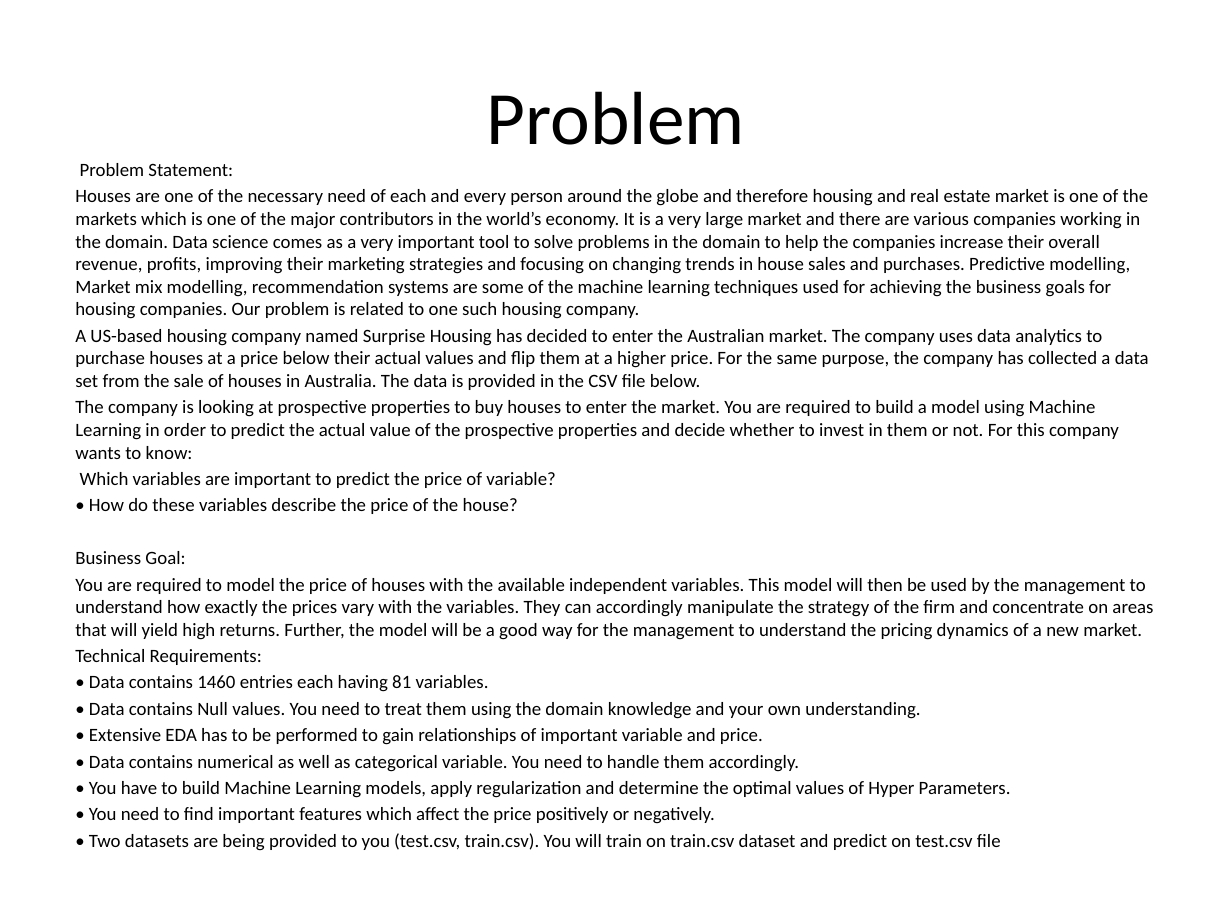
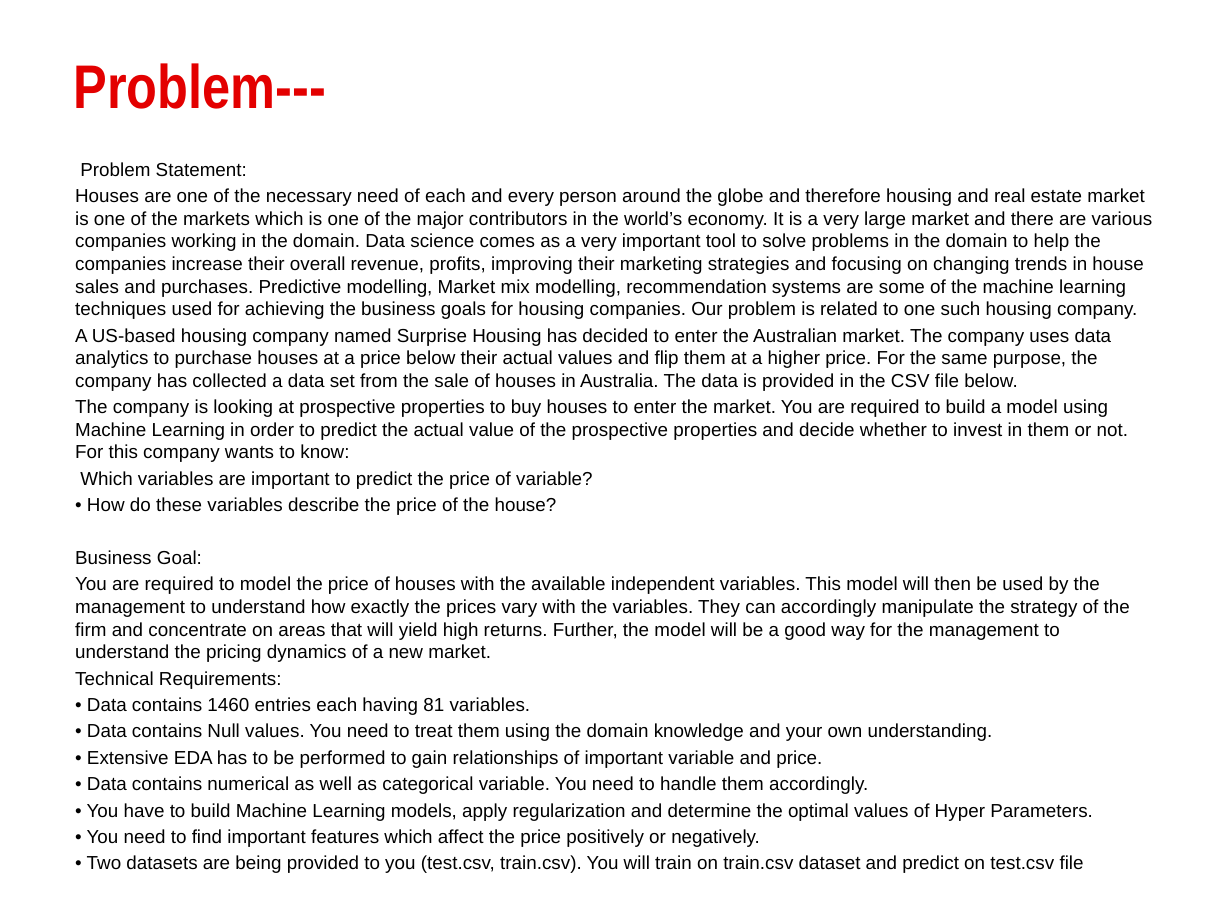
Before and after one commit to SudhanshuKumar19/Web-Scraping-Assignment-1, a slide deck: slide 2 of House Price Prediction PPT.pptx. Drawn at 1232x924 pixels with LibreOffice and Linux fonts; fonts in the diff are those of the drawing; background and template pictures are left out. Boxes give left, top, right and bottom in pixels: in the first picture for what was removed or moved away, otherwise in the second. Text is boxed around its words. In the diff, an @@ line names an element or a change of style, - is before the commit and + after.

```diff
--- a/House Price Prediction PPT.pptx
+++ b/House Price Prediction PPT.pptx
@@ title at <box>74,63,326,109</box>: text changed; size 44 to 36 pt; font Calibri to Arial Narrow; text colour #000000 to gradient #E30000 to #760303; bold on @@
-Problem
+Problem---
@@ text "Problem Statement:" at <box>75,162,1153,821</box>: font Calibri to Arial @@
```
Also in this commit, not shown: 11 other slides changed, 3 slides added, 1 slide removed.
